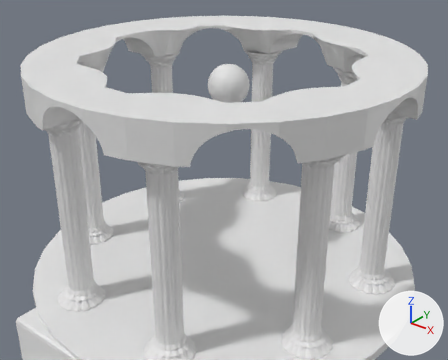
One commit to the glTF model public/assets/models/mvp.glb: the scene before it, then after it.
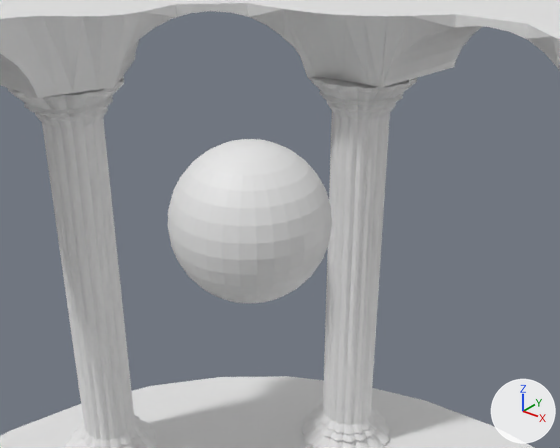
Each version appears first from a camera (50 mm lens) standing at (1.3, 0.502, 6.551) and looking at (0.632, 1.337, 6.034), and next in a close-up from a camera (50 mm lens) standing at (0.816, 1.145, 6.362) and looking at (0.602, 1.413, 6.196). Lighting does not change. The marker at lower right points along +X, +Y and +Z. Where no turn or scale is listed for an object, it has been applied to the vertices.

The first close-up shows 'MVP light.001', 'link_mvp'.
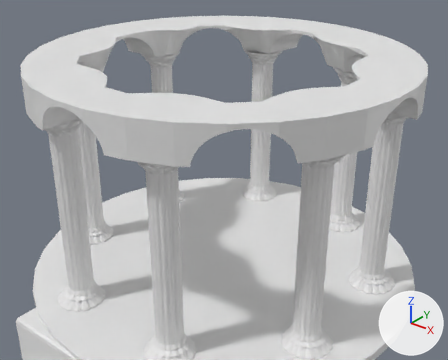
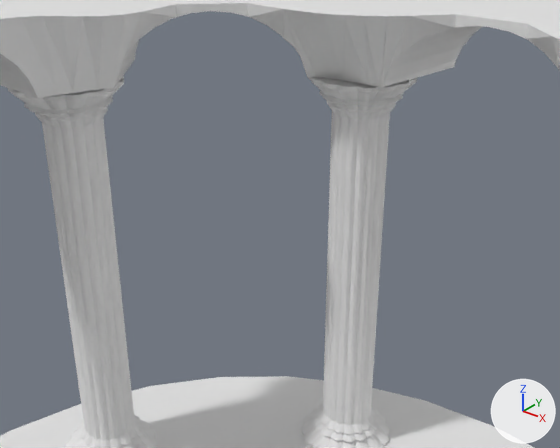
Where the newer file only moved an object's origin or applied its transform, the numbers keep the older frame.

Changed parts and their boxes [x1, y1, x2, y2] in the close-ups (560 x 448 px):
```json
{"object": "MVP light.001", "change": "deleted", "before": [168, 139, 332, 303]}
```

The change, as JSON lines over the scene's bpy script:
```json
{"op": "remove", "block": "ob_mvp_light_001", "code": ["ob_mvp_light_001 = bpy.data.objects.new('MVP light.001', me_sphere)", "ob_mvp_light_001.location = (0.5898, 1.404, 6.197)", "ob_mvp_light_001.scale = (-0.0401, -0.0401, -0.0401)"]}
```
